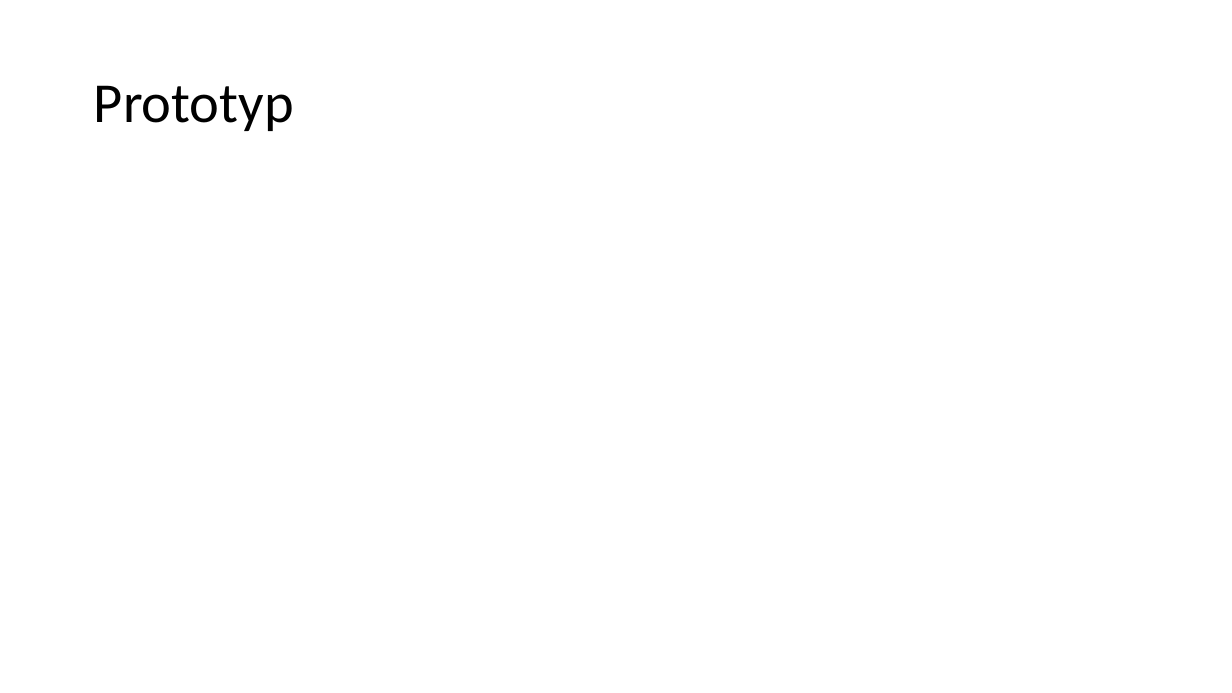
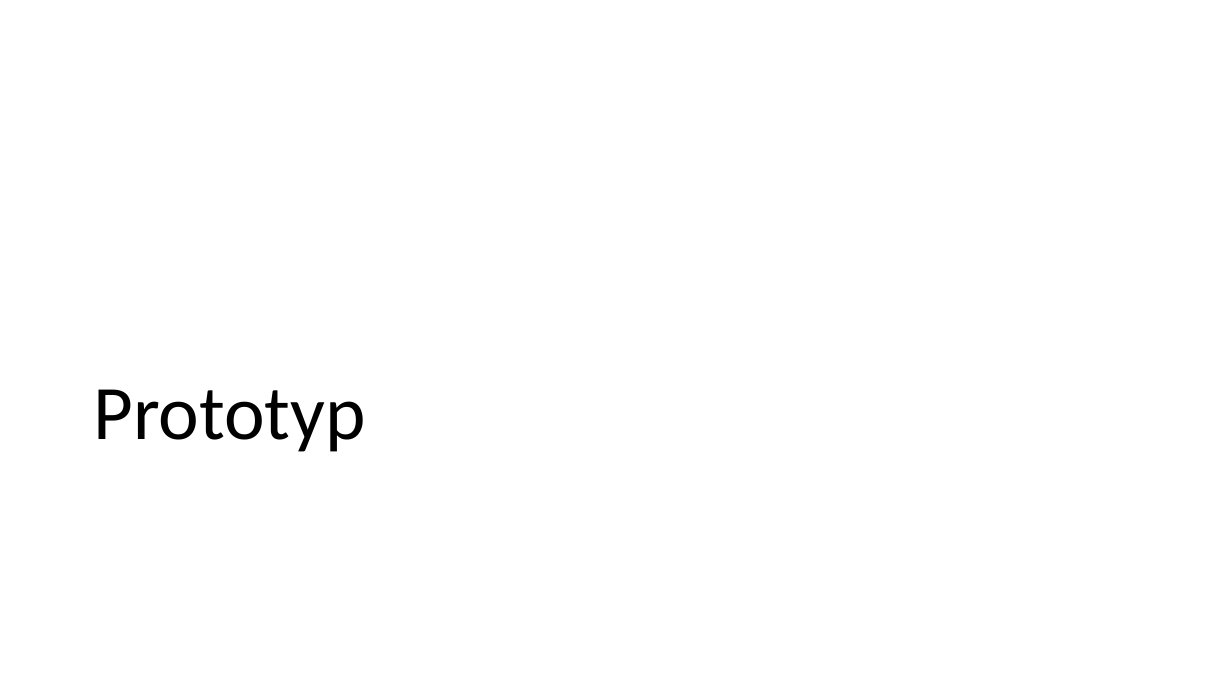
Before and after one commit to advocd/MasterThesis, a slide deck: slide 9 of Abgaben/Präsentation Masterarbeit/Präsentation Muench.pptx (slide 7 before the commit). Drawn at 1232x693 pixels with LibreOffice and Linux fonts; fonts in the diff are those of the drawing. Boxes give left, top, right and bottom in pixels: in the first picture for what was removed or moved away, otherwise in the second. Text is boxed around its words. In the diff, an @@ line names an element or a change of style, - is before the commit and + after.

```diff
--- a/Abgaben/Präsentation Masterarbeit/Präsentation Muench.pptx
+++ b/Abgaben/Präsentation Masterarbeit/Präsentation Muench.pptx
@@ title "Prototyp": place and size @@
-title "Prototyp" at (94,85,294,131)
+title "Prototyp" at (93,389,366,452)
@@ title "Prototyp" at (93,389,366,452): size 44 to 60 pt; vertical alignment middle to bottom @@
```
Also in this commit, not shown: 4 other slides changed, 12 slides added, 3 slides removed, 1 other file.
